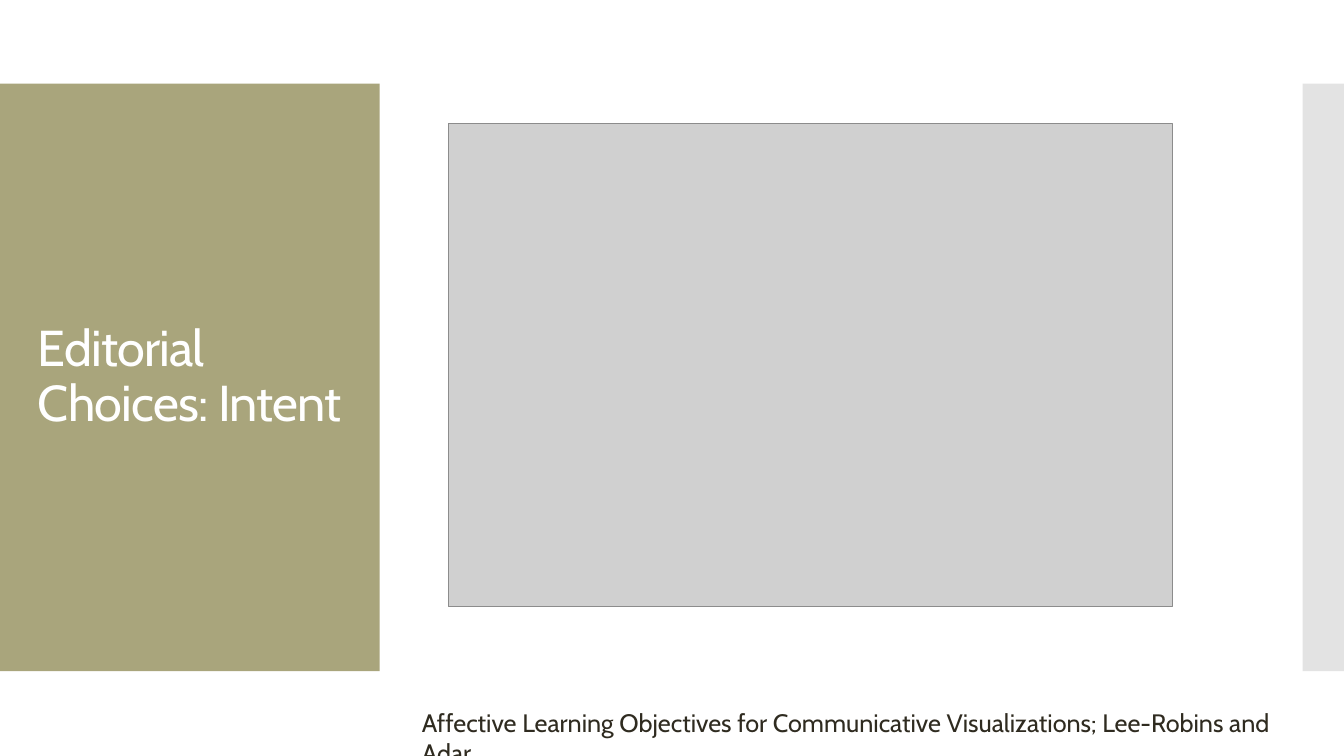
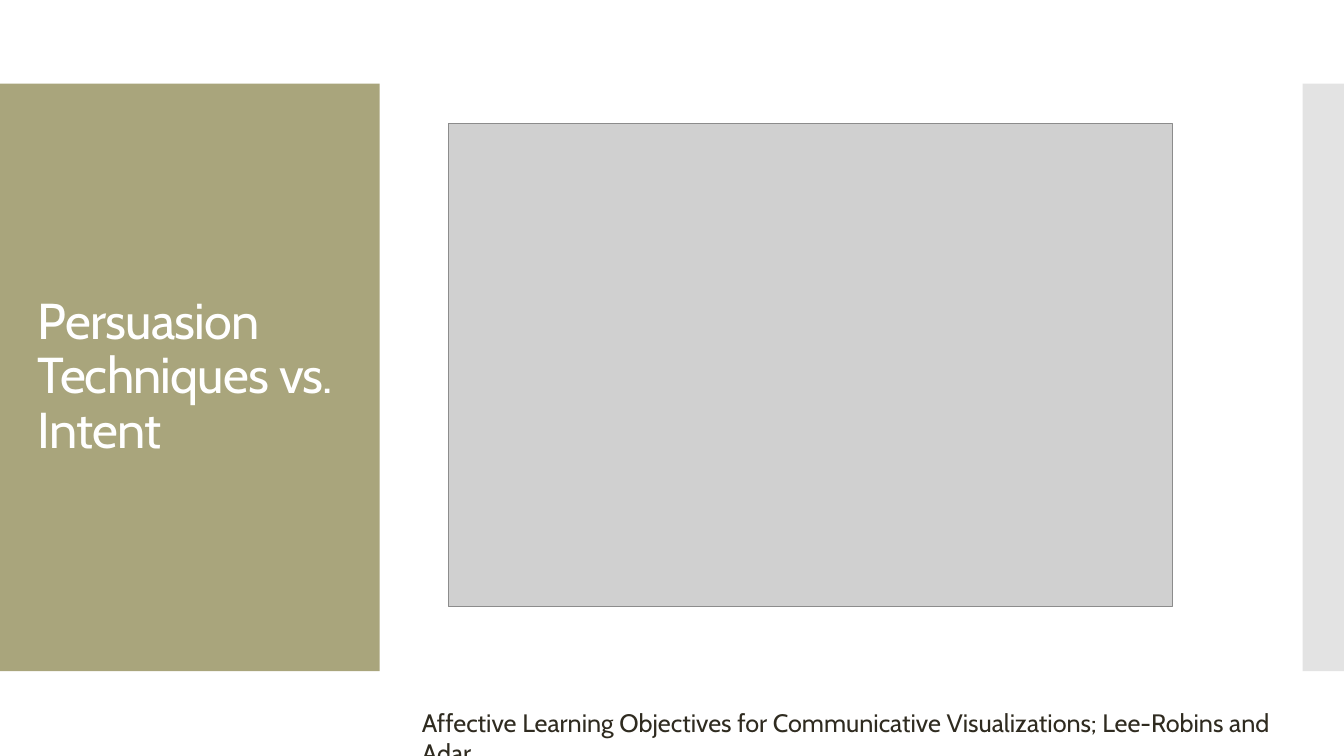
Before and after one commit to amosca01/SDS-CSC109, a slide deck: slide 21 of slides/14-persuasive-vis.pptx. Drawn at 1344x756 pixels with LibreOffice and Linux fonts; fonts in the diff are those of the drawing; grey boxes stand for pictures. Boxes give left, top, right and bottom in pixels: in the first picture for what was removed or moved away, otherwise in the second. Text is boxed around its words. In the diff, an @@ line names an element or a change of style, - is before the commit and + after.

```diff
--- a/slides/14-persuasive-vis.pptx
+++ b/slides/14-persuasive-vis.pptx
@@ title at [38, 304, 333, 449]: text changed @@
-Editorial Choices: Intent
+Persuasion Techniques vs. Intent
```
Also in this commit, not shown: 10 other slides changed, 1 slide added, 5 other files.
